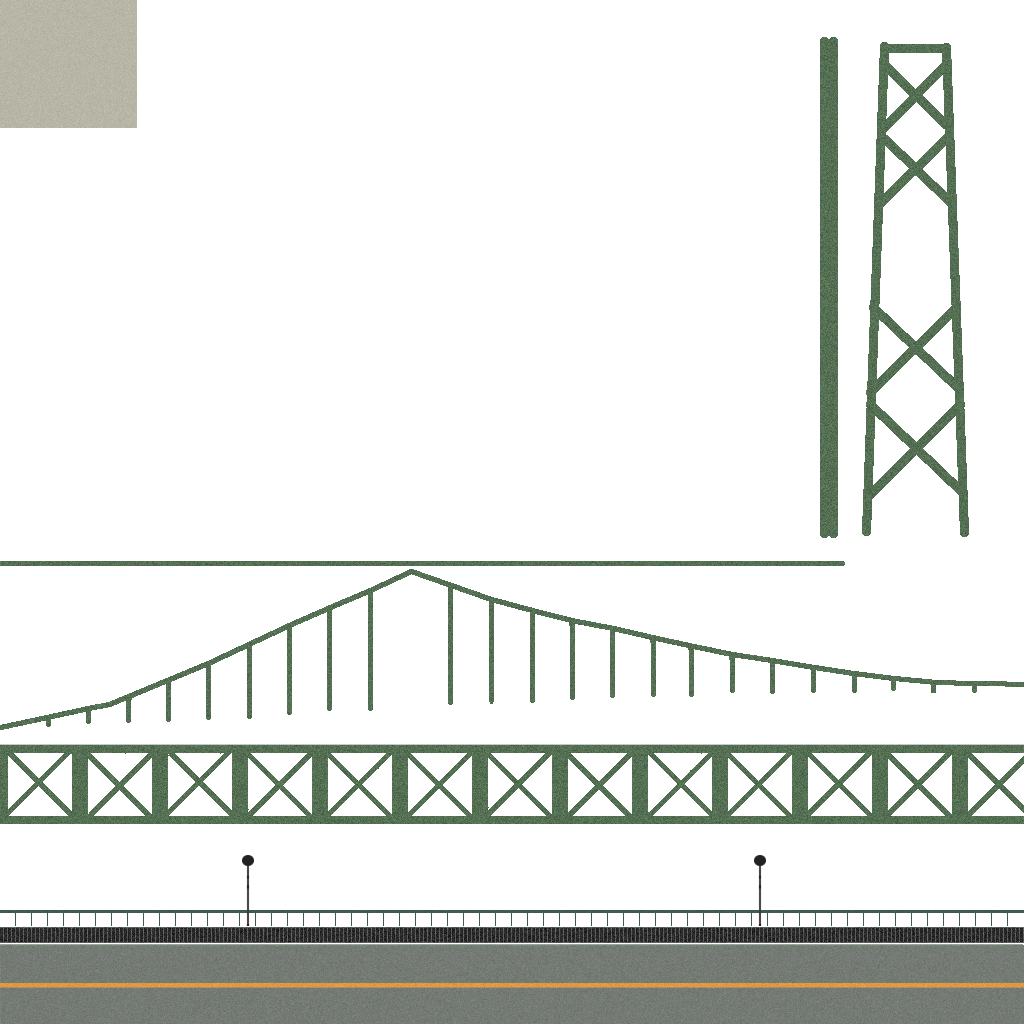
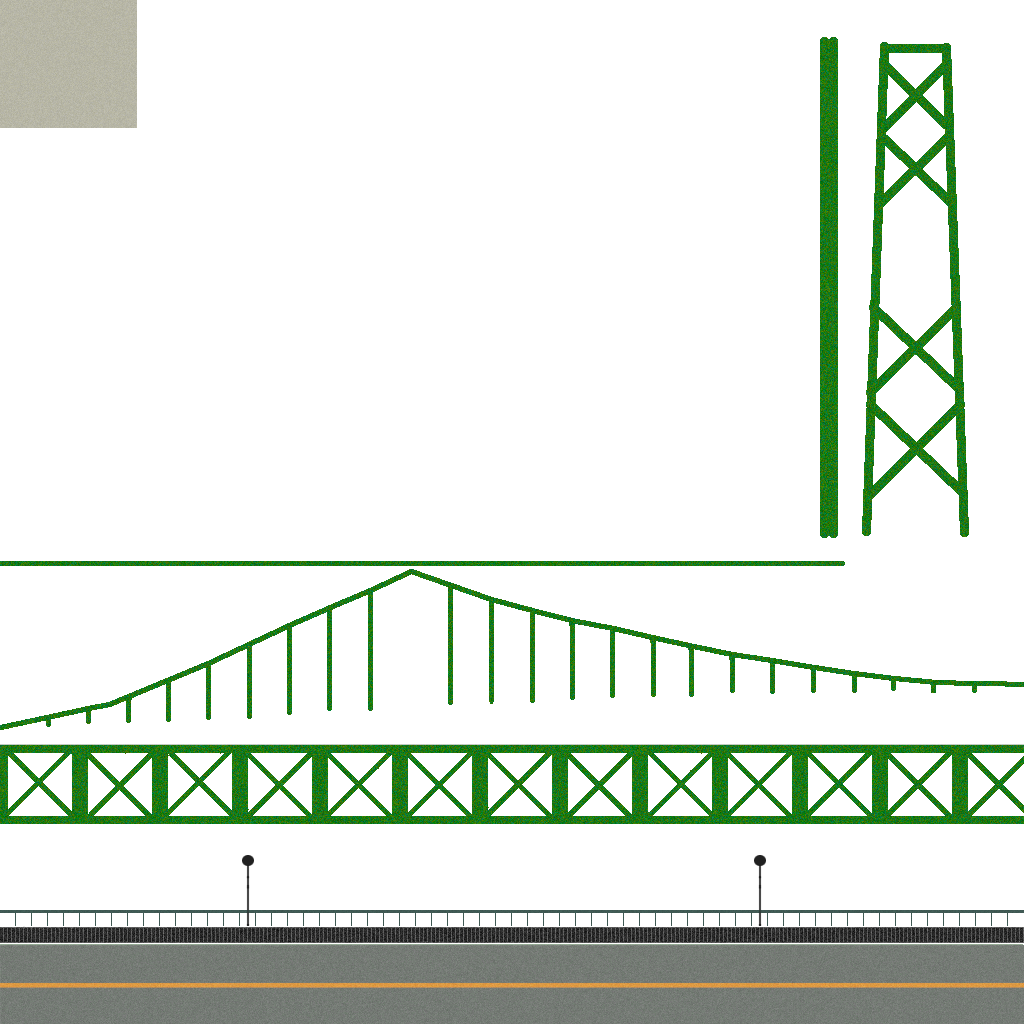
Layer changes from the first 1024 x 1024 image to the second:
painted on "Texture" over (0, 37, 1024, 824)
